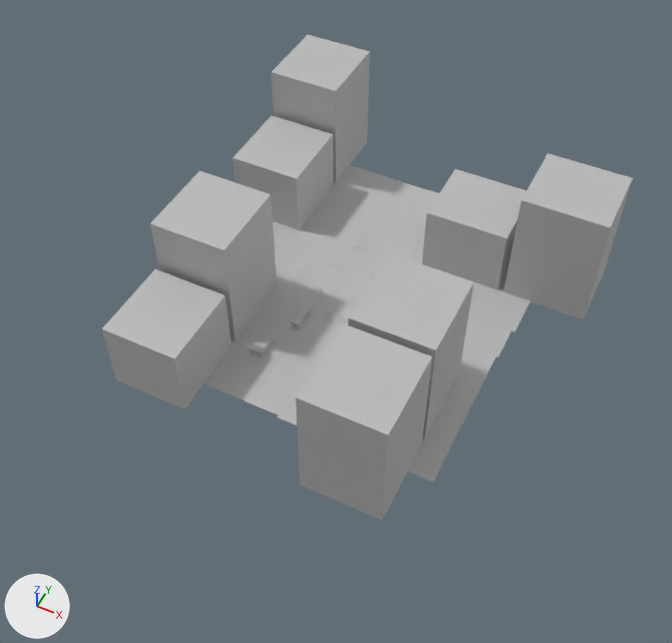
Before and after pictures for a commit that changed the FBX model Assets/Scenes/Map_Wave_Tests_Mash/MAP_Wave_03.fbx.
Camera for both pictures: a 50 mm camera at (46.9, -80.8, 104.0) aimed at (6.3, 0.4, 2.6). The lights are fixed; the arrows at lower left show +X, +Y and +Z. Where no turn or scale is listed for an object, it has been applied to the vertices. Vertices at the same position are counted once.

Objects in the first picture: 'Building_01', 'Building_02', 'Building_03', 'Building_04', 'Bus_Wheel2', 'Floor', 'SideWalk_01', 'SideWalk_02', 'SideWalk_03', 'SideWalk_04', 'Subway_Entrance'.
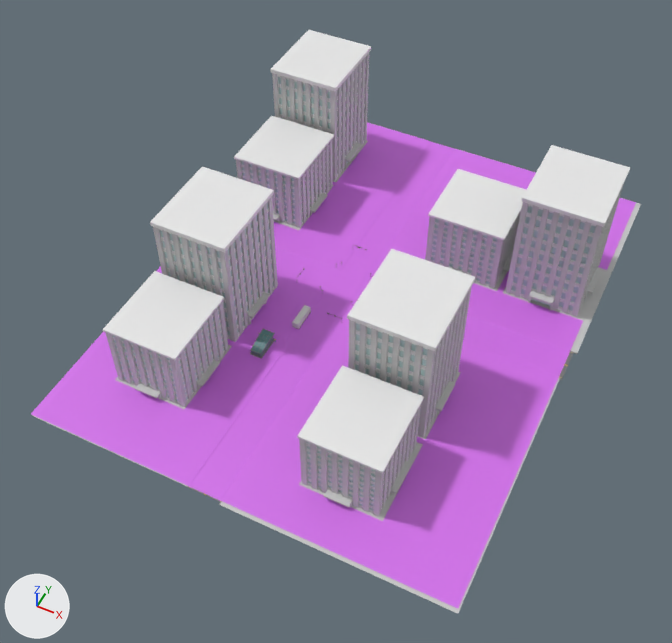
Changed parts and their boxes (x1, y1, x2, y2) in the pictures (672 x 643 px):
'group18_group10_Building_16', added: after (103, 30, 630, 517)
'Wave_03_NAV_GEO', added (purple): after (31, 122, 636, 608)
'Building_02', deleted: before (295, 254, 474, 520)
'Building_01', deleted: before (102, 171, 277, 409)
'Building_03', deleted: before (422, 153, 633, 320)
'Building_04', deleted: before (233, 34, 370, 230)
'Floor', recoloured, reshaped, moved, rescaled (128% wider, 110% taller): before (245, 182, 511, 415); after (32, 124, 641, 614)
'SideWalk_04', deleted: before (273, 165, 402, 270)
'SideWalk_01', deleted: before (204, 274, 324, 402)
'SideWalk_02', deleted: before (277, 303, 497, 482)
'SideWalk_03', deleted: before (369, 190, 530, 332)
'Subway_Entrace_Stair_Fence', recoloured: (250, 329, 276, 359) in both
'Subway_Entrance', deleted: before (250, 335, 272, 358)
'Bus_Wheel2', recoloured: (292, 305, 311, 329) in both
'Signal_light_human2', added: after (205, 245, 572, 495)
'signal_light_car', deleted: before (295, 245, 367, 323)
'Signal_light_human', no longer drawn: before (320, 261, 374, 303)

What changed in the scene script:
```text
Change mat_lambert1:
    mat_lambert1.base_color: (0.5, 0.5, 0.5) -> (0.71, 0.71, 0.71)  # grey #bcbcbc -> light grey #dbdbdb
Change me_mesh_002:
    used by ob_floor; location = (0.0, 0.0, -0.1); rotation_euler = (1.571, 0.0, 0.0), in degrees (90, 0, 0); scale = (33.1, 33.1, 33.1)
    remove me_mesh_002.from_pydata(...)  # 16 vertices, 7 faces; spans x -0.5..0.89, y 0.0, z -1.1..0.5
    remove me_mesh_002.materials.append(mat_lambert1)  # grey #bcbcbc
    add me_mesh_002.from_pydata(...)  # 162 vertices, 111 faces; spans x -3223.59..3223.59, y -9.0..9.0, z -4069.3..4069.3
    me_mesh_002 part 1: 16 vertices removed from x -0.5..0.89, y 0.0, z -1.1..0.5; 162 vertices added at x -3223.59..3223.59, y -9.0..9.0, z -4069.3..4069.3
    add me_mesh_002.materials.append(mat_asphalt)  # grey #767676
    add me_mesh_002.materials.append(mat_boundary_stone)  # grey #a1a1a1
    add me_mesh_002.materials.append(mat_sidewalk)  # light grey #c8c8c8
Remove ob_building_01:
    ob_building_01 = bpy.data.objects.new('Building_01', me_mesh_004)
Remove ob_subway_entrance:
    ob_subway_entrance = bpy.data.objects.new('Subway_Entrance', me_mesh_005)
Remove ob_sidewalk_02:
    ob_sidewalk_02 = bpy.data.objects.new('SideWalk_02', me_mesh_009)
Remove ob_building_03:
    ob_building_03 = bpy.data.objects.new('Building_03', me_mesh_013)
Change ob_floor:
    ob_floor.location: (0.0, 0.0, -0.1) -> (7.2, 8.5, -0.1)
    ob_floor.scale: (33.1, 33.1, 33.1) -> (0.01, 0.01, 0.01)
Remove ob_building_02:
    ob_building_02 = bpy.data.objects.new('Building_02', me_mesh_014)
Remove ob_signal_light_car:
    ob_signal_light_car = bpy.data.objects.new('signal_light_car', me_mesh_016)
Remove ob_sidewalk_03:
    ob_sidewalk_03 = bpy.data.objects.new('SideWalk_03', me_mesh_010)
Remove ob_sidewalk_04:
    ob_sidewalk_04 = bpy.data.objects.new('SideWalk_04', me_mesh_011)
Remove ob_building_04:
    ob_building_04 = bpy.data.objects.new('Building_04', me_mesh_012)
Remove ob_sidewalk_01:
    ob_sidewalk_01 = bpy.data.objects.new('SideWalk_01', me_mesh_003)
Add ob_wave_03_nav_geo:
    ob_wave_03_nav_geo = bpy.data.objects.new('Wave_03_NAV_GEO', me_mesh_1)  # 279 vertices, 206 faces; spans x -28.3..35.1, y -41.6..39.1, z -0.1..0.2; in mat_lambert9 (purple #d571ed)
    ob_wave_03_nav_geo.location = (3.4, 10.0, 0.0)
Add ob_group18_group10_building_16:
    ob_group18_group10_building_16 = bpy.data.objects.new('group18_group10_Building_16', me_mesh_001_1)  # 3968 vertices, 3008 faces; spans x -29.7..29.7, y -35.4..35.4, z -9.7..9.7; in mat_lambert21 (white #e9e9e9), mat_lambert20 (light grey #c8c8c8), mat_lambert19 (light grey #b8d5d5)
    ob_group18_group10_building_16.location = (8.3, 9.7, 9.5)
Add ob_signal_light_human2:
    ob_signal_light_human2 = bpy.data.objects.new('Signal_light_human2', me_mesh_004_1)  # 4222 vertices, 3625 faces; spans x -31.6..31.6, y -40.4..40.4, z -0.5..0.5; in mat_traphic_light (black #323232), mat_t_l_green (green #00a752), mat_t_l_red (pink #b10048), mat_t_l_orange (yellow #b18e00), mat_lambert2 (its picture is missing), mat_yellow_line (yellow #ffce00)
    ob_signal_light_human2.location = (7.2, 8.7, 0.5)
```
